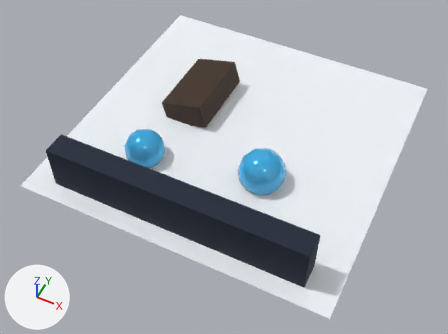
The glTF model src/client/dev_viewer/models/scenarios/dev_03.glb: old version first, new version second.
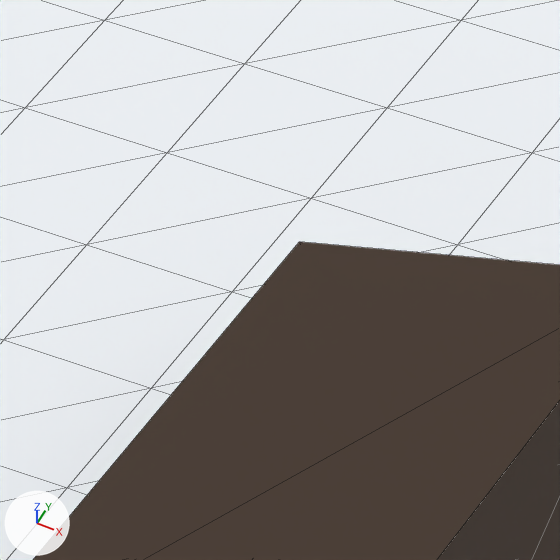
The first picture shows the older version from a camera (50 mm lens) standing at (32.6, -71.1, 78.5) and looking at (0.5, -6.9, -1.7). The close-ups show the older and then the newer version on the part from 38% to 50% of the width and 10% to 27% of the height of that picture. Only the edits that show in the close-ups are written down. Every picture has the same lights, and +X, +Y and +Z are marked at lower left. The close-ups show mesh edges as thin lines. Where no turn or scale is listed for an object, it has been applied to the vertices.
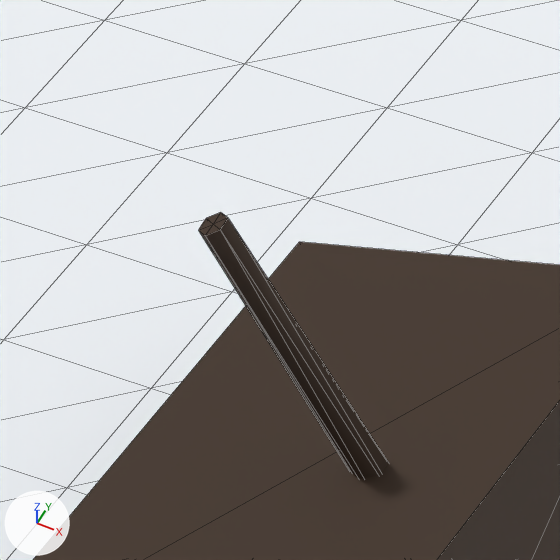
Patch to the scene script:
```diff
--- a/src/client/dev_viewer/models/scenarios/dev_03.glb.py
+++ b/src/client/dev_viewer/models/scenarios/dev_03.glb.py
@@ me_mesh_2_1 @@
+me_mesh_2_1.from_pydata([(-1.75, -1.12, 4.0), (-1.51, -0.99, 4.13), (-1.51, -0.7, 4.19), (-1.75, -0.53, 4.12), (-1.99, -0.66, 3.99), (-1.99, -0.95, 3.93), (-1.75, -1.12, 4.0), (1.75, 0.43, -4.14), (2.07, 0.6, -3.97), (2.07, 0.99, -3.89), (1.75, 1.22, -3.98), (1.43, 1.05, -4.15), (1.43, 0.65, -4.23), (1.75, 0.43, -4.14), (-1.75, -0.82, 4.06), (1.75, 0.82, -4.06)], [], [(0, 7, 1), (7, 8, 1), (1, 8, 2), (8, 9, 2), (2, 9, 3), (9, 10, 3), (3, 10, 4), (10, 11, 4), (4, 11, 5), (11, 12, 5), (5, 12, 6), (12, 13, 6), (0, 1, 14), (1, 2, 14), (2, 3, 14), (3, 4, 14), (4, 5, 14), (5, 6, 14), (8, 7, 15), (9, 8, 15), (10, 9, 15), (11, 10, 15), (12, 11, 15), (13, 12, 15)])
+me_mesh_2_1.materials.append(mat_material_1)  # brown #3f2e21
@@ ob_devias_shipwreck_masts @@
+ob_devias_shipwreck_masts = bpy.data.objects.new('devias_shipwreck_masts', me_mesh_2_1)
+ob_devias_shipwreck_masts.location = (-10.0, 5.0, 6.0)
```

Location of each change, [x1, y1, x2, y2] in pixels of the close-ups (560 x 560 px):
'devias_shipwreck_masts', added: after [199, 212, 389, 479]
